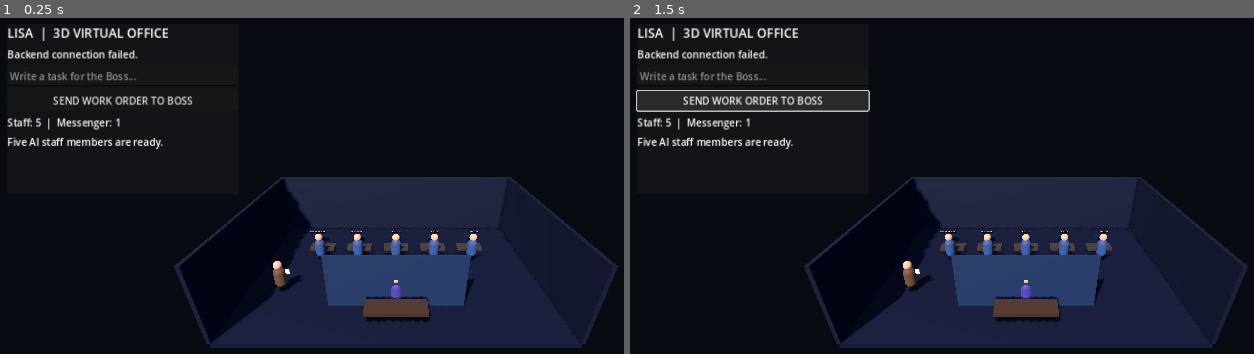
Above: before the commit, frames 1-2 (left to right).
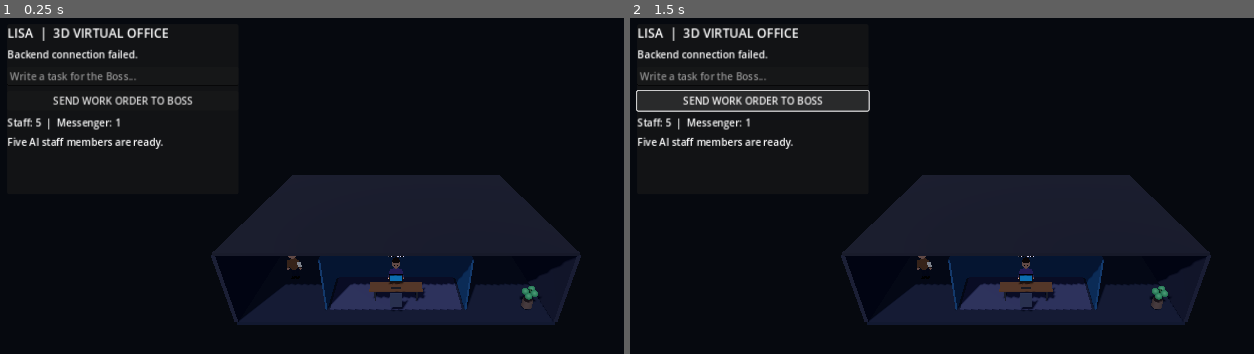
Above: after the commit, the same moments.

Repository: sheikhrafi20/LISA-AI
Game: Godot game, scene res://scenes/office.tscn
Same seed, same stepped clock (60 frames per second), same inputs: the game is played once before the commit and once after it.
Inputs:
- Up to frame 1 (0.25 s): no input
- Up to frame 2 (1.5 s): click "SEND WORK ORDER TO BOSS" at 0.5 s; click "SEND WORK ORDER TO BOSS" at 1.25 s

The runs differ from the first frame. In frame 1, 14% of the frame differs, in the area x 27-100%, y 46-99%; in frame 2, 14%.

Commit message:
Upgrade LISA office blockout with detailed low-poly environment and humanoid characters

Diff:
--- a/godot_office/scripts/office.gd
+++ b/godot_office/scripts/office.gd
@@ -2,18 +2,17 @@
 
 const API := "http://127.0.0.1:8765"
 const STAFF := [
-    {"name": "RESEARCHER", "title": "Research & Facts", "pos": Vector3(-5.0, 0, -2.0)},
-    {"name": "PLANNER", "title": "Planning & Tasks", "pos": Vector3(-2.5, 0, -2.0)},
-    {"name": "ANALYST", "title": "Analysis", "pos": Vector3(0.0, 0, -2.0)},
-    {"name": "CRITIC", "title": "Quality & Risks", "pos": Vector3(2.5, 0, -2.0)},
-    {"name": "WRITER", "title": "Reports & Output", "pos": Vector3(5.0, 0, -2.0)}
+    {"name": "RESEARCHER", "title": "Research & Facts", "pos": Vector3(-5.0, 0, -2.0), "outfit": Color(0.20, 0.34, 0.58)},
+    {"name": "PLANNER", "title": "Planning & Tasks", "pos": Vector3(-2.5, 0, -2.0), "outfit": Color(0.22, 0.43, 0.48)},
+    {"name": "ANALYST", "title": "Analysis", "pos": Vector3(0.0, 0, -2.0), "outfit": Color(0.40, 0.31, 0.58)},
+    {"name": "CRITIC", "title": "Quality & Risks", "pos": Vector3(2.5, 0, -2.0), "outfit": Color(0.52, 0.31, 0.27)},
+    {"name": "WRITER", "title": "Reports & Output", "pos": Vector3(5.0, 0, -2.0), "outfit": Color(0.24, 0.43, 0.31)}
 ]
 
 var http: HTTPRequest
 var poll: Timer
 var busy := false
 var seen_notes := 0
-var last_state := ""
 var status_label: Label
 var progress_label: Label
 var task_input: LineEdit
@@ -46,9 +45,22 @@
     return m
 
 
-func _box(parent: Node3D, label: String, pos: Vector3, size: Vector3, color: Color) -> MeshInstance3D:
+func _box(parent: Node3D, label: String, pos: Vector3, size: Vector3, color: Color, metallic := 0.0, roughness := 0.7) -> MeshInstance3D:
     var mesh := BoxMesh.new()
     mesh.size = size
+    var node := MeshInstance3D.new()
+    node.name = label
+    node.mesh = mesh
+    node.position = pos
+    node.material_override = _material(color, metallic, roughness)
+    parent.add_child(node)
+    return node
+
+
+func _sphere(parent: Node3D, label: String, pos: Vector3, radius: float, color: Color) -> MeshInstance3D:
+    var mesh := SphereMesh.new()
+    mesh.radius = radius
+    mesh.height = radius * 2.0
     var node := MeshInstance3D.new()
     node.name = label
     node.mesh = mesh
@@ -58,73 +70,137 @@
     return node
 
 
+func _cylinder(parent: Node3D, label: String, pos: Vector3, radius: float, height: float, color: Color) -> MeshInstance3D:
+    var mesh := CylinderMesh.new()
+    mesh.top_radius = radius
+    mesh.bottom_radius = radius
+    mesh.height = height
+    var node := MeshInstance3D.new()
+    node.name = label
+    node.mesh = mesh
+    node.position = pos
+    node.material_override = _material(color)
+    parent.add_child(node)
+    return node
+
+
+func _capsule_part(parent: Node3D, label: String, pos: Vector3, radius: float, height: float, color: Color, tilt := 0.0) -> MeshInstance3D:
+    var mesh := CapsuleMesh.new()
+    mesh.radius = radius
+    mesh.height = height
+    var node := MeshInstance3D.new()
+    node.name = label
+    node.mesh = mesh
+    node.position = pos
+    node.rotation.z = tilt
+    node.material_override = _material(color)
+    parent.add_child(node)
+    return node
+
+
 func _build_person(parent: Node3D, label: String, pos: Vector3, outfit: Color) -> Node3D:
     var person := Node3D.new()
     person.name = label
     person.position = pos
     parent.add_child(person)
-    var body := MeshInstance3D.new()
-    var capsule := CapsuleMesh.new()
-    capsule.radius = 0.32
-    capsule.height = 1.25
-    body.mesh = capsule
-    body.position.y = 0.85
-    body.material_override = _material(outfit)
-    person.add_child(body)
-    var head := MeshInstance3D.new()
-    var sphere := SphereMesh.new()
-    sphere.radius = 0.24
-    sphere.height = 0.48
-    head.mesh = sphere
-    head.position.y = 1.62
-    head.material_override = _material(Color(0.78, 0.57, 0.43))
-    person.add_child(head)
+
+    # Lightweight stylized humanoid assembled from primitives; rigged models come later.
+    _capsule_part(person, "Torso", Vector3(0, 1.02, 0), 0.27, 0.82, outfit)
+    _sphere(person, "Neck", Vector3(0, 1.48, 0), 0.10, Color(0.66, 0.45, 0.34))
+    _sphere(person, "Head", Vector3(0, 1.72, 0), 0.25, Color(0.72, 0.52, 0.40))
+    _sphere(person, "Hair", Vector3(0, 1.88, -0.035), 0.225, Color(0.12, 0.085, 0.07))
+    _capsule_part(person, "Left arm", Vector3(-0.34, 1.03, 0.015), 0.085, 0.62, outfit, -0.18)
+    _capsule_part(person, "Right arm", Vector3(0.34, 1.03, 0.015), 0.085, 0.62, outfit, 0.18)
+    _sphere(person, "Left hand", Vector3(-0.39, 0.70, 0.04), 0.085, Color(0.72, 0.52, 0.40))
+    _sphere(person, "Right hand", Vector3(0.39, 0.70, 0.04), 0.085, Color(0.72, 0.52, 0.40))
+    _capsule_part(person, "Left leg", Vector3(-0.13, 0.34, 0), 0.105, 0.58, Color(0.075, 0.09, 0.14))
+    _capsule_part(person, "Right leg", Vector3(0.13, 0.34, 0), 0.105, 0.58, Color(0.075, 0.09, 0.14))
+    _box(person, "Left shoe", Vector3(-0.13, 0.055, 0.08), Vector3(0.20, 0.10, 0.34), Color(0.035, 0.035, 0.045))
+    _box(person, "Right shoe", Vector3(0.13, 0.055, 0.08), Vector3(0.20, 0.10, 0.34), Color(0.035, 0.035, 0.045))
+    _sphere(person, "Left eye", Vector3(-0.085, 1.75, 0.215), 0.025, Color(0.025, 0.02, 0.02))
+    _sphere(person, "Right eye", Vector3(0.085, 1.75, 0.215), 0.025, Color(0.025, 0.02, 0.02))
     return person
+
+
+func _build_desk(parent: Node3D, label: String, pos: Vector3, width := 1.65) -> void:
+    _box(parent, label + " desktop", pos + Vector3(0, 0.86, 0), Vector3(width, 0.12, 0.82), Color(0.25, 0.17, 0.12), 0.05, 0.38)
+    for x in [-width * 0.40, width * 0.40]:
+        for z in [-0.27, 0.27]:
+            _box(parent, label + " leg", pos + Vector3(x, 0.42, z), Vector3(0.075, 0.82, 0.075), Color(0.12, 0.13, 0.16), 0.55)
+    _box(parent, label + " monitor frame", pos + Vector3(0, 1.34, -0.22), Vector3(0.78, 0.48, 0.075), Color(0.035, 0.045, 0.065), 0.35)
+    _box(parent, label + " monitor screen", pos + Vector3(0, 1.34, -0.176), Vector3(0.69, 0.39, 0.012), Color(0.08, 0.34, 0.48), 0.1, 0.25)
+    _box(parent, label + " keyboard", pos + Vector3(0, 0.94, 0.22), Vector3(0.52, 0.035, 0.16), Color(0.055, 0.06, 0.075))
+    _box(parent, label + " chair seat", pos + Vector3(0, 0.48, 0.88), Vector3(0.62, 0.12, 0.58), Color(0.12, 0.14, 0.20))
+    _box(parent, label + " chair back", pos + Vector3(0, 0.91, 1.13), Vector3(0.62, 0.78, 0.12), Color(0.12, 0.14, 0.20))
+
+
+func _build_plant(parent: Node3D, pos: Vector3) -> void:
+    _cylinder(parent, "Plant pot", pos + Vector3(0, 0.28, 0), 0.28, 0.48, Color(0.20, 0.16, 0.15))
+    _cylinder(parent, "Plant stem", pos + Vector3(0, 0.85, 0), 0.045, 0.78, Color(0.12, 0.25, 0.15))
+    for i in range(6):
+        var angle := TAU * float(i) / 6.0
+        _sphere(parent, "Plant leaf", pos + Vector3(cos(angle) * 0.28, 0.92 + float(i % 2) * 0.18, sin(angle) * 0.22), 0.19, Color(0.12, 0.34, 0.22))
 
 
 func _build_office() -> void:
     var world := WorldEnvironment.new()
     var env := Environment.new()
     env.background_mode = Environment.BG_COLOR
-    env.background_color = Color(0.035, 0.045, 0.075)
+    env.background_color = Color(0.025, 0.035, 0.06)
     env.ambient_light_source = Environment.AMBIENT_SOURCE_COLOR
-    env.ambient_light_color = Color(0.58, 0.62, 0.82)
-    env.ambient_light_energy = 0.65
+    env.ambient_light_color = Color(0.62, 0.66, 0.82)
+    env.ambient_light_energy = 0.72
     world.environment = env
     add_child(world)
 
-    var floor := _box(self, "Polished office floor", Vector3(0, -0.12, 0), Vector3(17, 0.24, 12), Color(0.12, 0.13, 0.19))
-    floor.material_override = _material(Color(0.12, 0.13, 0.19), 0.22, 0.28)
-    _box(self, "Back wall", Vector3(0, 2.1, -6), Vector3(17, 4.2, 0.2), Color(0.09, 0.10, 0.16))
-    _box(self, "Left wall", Vector3(-8.5, 2.1, 0), Vector3(0.2, 4.2, 12), Color(0.08, 0.09, 0.14))
-    _box(self, "Right wall", Vector3(8.5, 2.1, 0), Vector3(0.2, 4.2, 12), Color(0.08, 0.09, 0.14))
+    # Main floor, architectural shell and ceiling.
+    _box(self, "Main polished floor", Vector3(0, -0.12, 0), Vector3(17, 0.24, 12), Color(0.105, 0.12, 0.17), 0.28, 0.24)
+    _box(self, "Back wall", Vector3(0, 2.1, -6), Vector3(17, 4.2, 0.2), Color(0.075, 0.09, 0.14))
+    _box(self, "Left wall", Vector3(-8.5, 2.1, 0), Vector3(0.2, 4.2, 12), Color(0.07, 0.08, 0.13))
+    _box(self, "Right wall", Vector3(8.5, 2.1, 0), Vector3(0.2, 4.2, 12), Color(0.07, 0.08, 0.13))
+    _box(self, "Ceiling", Vector3(0, 4.25, 0), Vector3(17, 0.16, 12), Color(0.055, 0.065, 0.10))
+    _box(self, "Ceiling light strip", Vector3(0, 4.14, -1.0), Vector3(10, 0.035, 0.16), Color(0.66, 0.76, 1.0), 0.0, 0.25)
+
+    # Back-wall windows with slim frames.
+    for x in [-5.8, -2.0, 2.0, 5.8]:
+        _box(self, "Blue tinted window", Vector3(x, 2.45, -5.87), Vector3(2.65, 2.25, 0.045), Color(0.10, 0.23, 0.34), 0.25, 0.18)
+        _box(self, "Window mullion", Vector3(x, 2.45, -5.82), Vector3(0.045, 2.25, 0.05), Color(0.34, 0.40, 0.52), 0.5)
+    _box(self, "Reception feature wall", Vector3(0, 2.3, -5.72), Vector3(3.2, 1.25, 0.08), Color(0.12, 0.15, 0.24))
+    _box(self, "LISA wall sign", Vector3(0, 2.42, -5.65), Vector3(1.9, 0.34, 0.035), Color(0.20, 0.42, 0.72), 0.1)
 
     var key := DirectionalLight3D.new()
     key.rotation_degrees = Vector3(-48, -25, 0)
-    key.light_energy = 1.15
+    key.light_energy = 1.05
     key.shadow_enabled = true
     add_child(key)
 
-    # Executive office: glass-like divider and boss desk.
-    _box(self, "Executive divider", Vector3(0, 1.55, 3.4), Vector3(7.2, 3.1, 0.12), Color(0.12, 0.18, 0.27, 0.72))
-    _box(self, "Boss desk", Vector3(0, 0.55, 4.2), Vector3(3.2, 0.18, 1.1), Color(0.24, 0.16, 0.12))
-    boss = _build_person(self, "LISA BOSS", Vector3(0, 0, 3.25), Color(0.28, 0.22, 0.48))
-    _label_3d(boss, "LISA  •  BOSS", Vector3(0, 2.05, 0))
-
+    # Executive suite is separated from the staff floor by glass partitions.
+    _box(self, "Executive rear glass", Vector3(0, 1.65, 2.05), Vector3(7.8, 3.3, 0.10), Color(0.10, 0.20, 0.31, 0.58), 0.15, 0.2)
+    _box(self, "Executive left glass", Vector3(-3.9, 1.65, 3.55), Vector3(0.10, 3.3, 3.0), Color(0.10, 0.20, 0.31, 0.48), 0.15, 0.2)
+    _box(self, "Executive right glass", Vector3(3.9, 1.65, 3.55), Vector3(0.10, 3.3, 3.0), Color(0.10, 0.20, 0.31, 0.48), 0.15, 0.2)
+    _box(self, "Executive rug", Vector3(0, 0.015, 3.55), Vector3(7.4, 0.035, 3.0), Color(0.12, 0.13, 0.22))
+    _build_desk(self, "LISA executive", Vector3(0, 0, 4.1), 3.0)
+    boss = _build_person(self, "LISA BOSS", Vector3(0, 0, 3.0), Color(0.28, 0.22, 0.48))
+    _label_3d(boss, "LISA  •  BOSS", Vector3(0, 2.25, 0))
+
+    # Five individual staff stations.
     for member in STAFF:
         var p: Vector3 = member.pos
-        _box(self, str(member.name) + " desk", p + Vector3(0, 0.52, 0), Vector3(1.65, 0.16, 0.85), Color(0.22, 0.18, 0.15))
-        _box(self, str(member.name) + " monitor", p + Vector3(0, 1.05, -0.27), Vector3(0.72, 0.48, 0.08), Color(0.035, 0.12, 0.18))
-        var worker := _build_person(self, str(member.name), p + Vector3(0, 0, 0.72), Color(0.20, 0.28, 0.43))
-        _label_3d(worker, str(member.name), Vector3(0, 2.05, 0))
+        _build_desk(self, str(member.name), p, 1.65)
+        var worker := _build_person(self, str(member.name), p + Vector3(0, 0, 0.65), member.outfit)
+        _label_3d(worker, str(member.name), Vector3(0, 2.15, 0))
         staff_nodes.append(worker)
 
-    courier = _build_person(self, "MESSENGER", Vector3(-6.5, 0, 2.0), Color(0.35, 0.24, 0.16))
-    _box(courier, "Work order document", Vector3(0.42, 1.12, -0.12), Vector3(0.24, 0.34, 0.035), Color(0.94, 0.91, 0.78))
+    # Messenger station and visible work-order sheet.
+    courier = _build_person(self, "MESSENGER", Vector3(-6.5, 0, 2.0), Color(0.42, 0.27, 0.16))
+    _box(courier, "Work order document", Vector3(0.42, 1.10, 0.16), Vector3(0.24, 0.34, 0.035), Color(0.94, 0.91, 0.78))
+    _build_plant(self, Vector3(-7.4, 0, -5.0))
+    _build_plant(self, Vector3(7.4, 0, -5.0))
+    _build_plant(self, Vector3(7.4, 0, 4.8))
 
     var camera := Camera3D.new()
-    camera.position = Vector3(0, 10.5, 15.5)
-    camera.rotation_degrees = Vector3(-28, 0, 0)
+    camera.position = Vector3(0, 11.5, 17.5)
+    camera.rotation_degrees = Vector3(-29, 0, 0)
     camera.current = true
     add_child(camera)
 
@@ -133,8 +209,8 @@
     var label := Label3D.new()
     label.text = value
     label.position = offset
-    label.font_size = 32
-    label.modulate = Color(0.86, 0.82, 1.0)
+    label.font_size = 30
+    label.modulate = Color(0.88, 0.86, 1.0)
     parent.add_child(label)
 
 
@@ -209,7 +285,7 @@
         status_label.text = "Bridge offline — run: python -m office_bridge.server"
 
 
-func _on_http_completed(result: int, code: int, _headers: PackedStringArray, body: PackedByteArray) -> void:
+func _on_http_completed(result: int, _code: int, _headers: PackedStringArray, body: PackedByteArray) -> void:
     if result != HTTPRequest.RESULT_SUCCESS:
         status_label.text = "Backend connection failed."
         return
